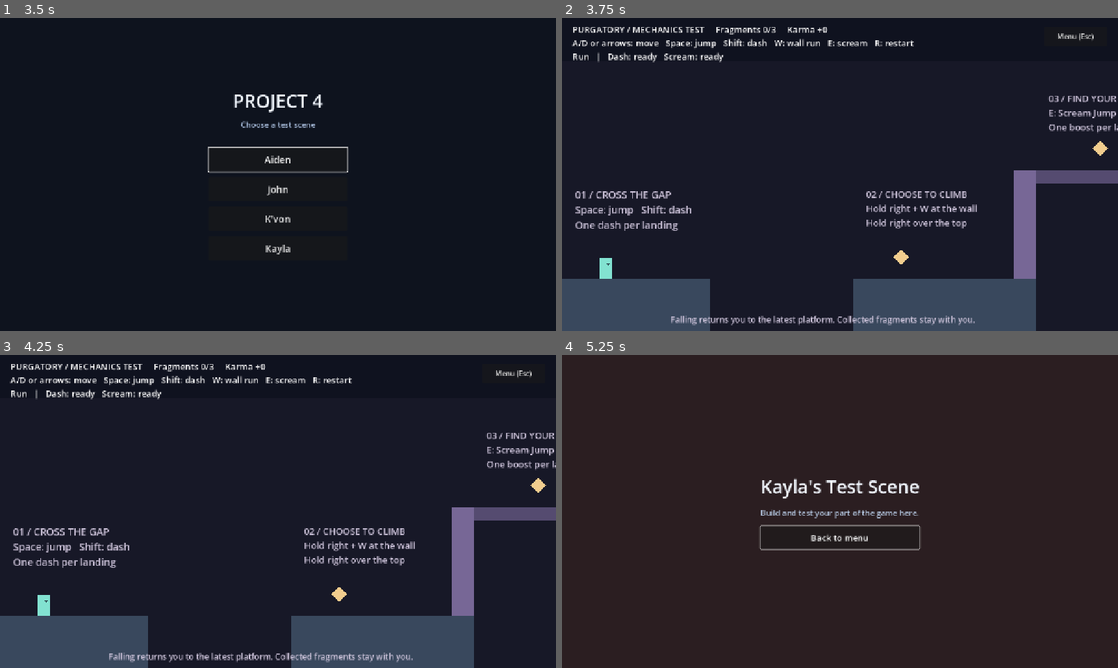
Above: before the commit, frames 1-4 (two rows, left to right).
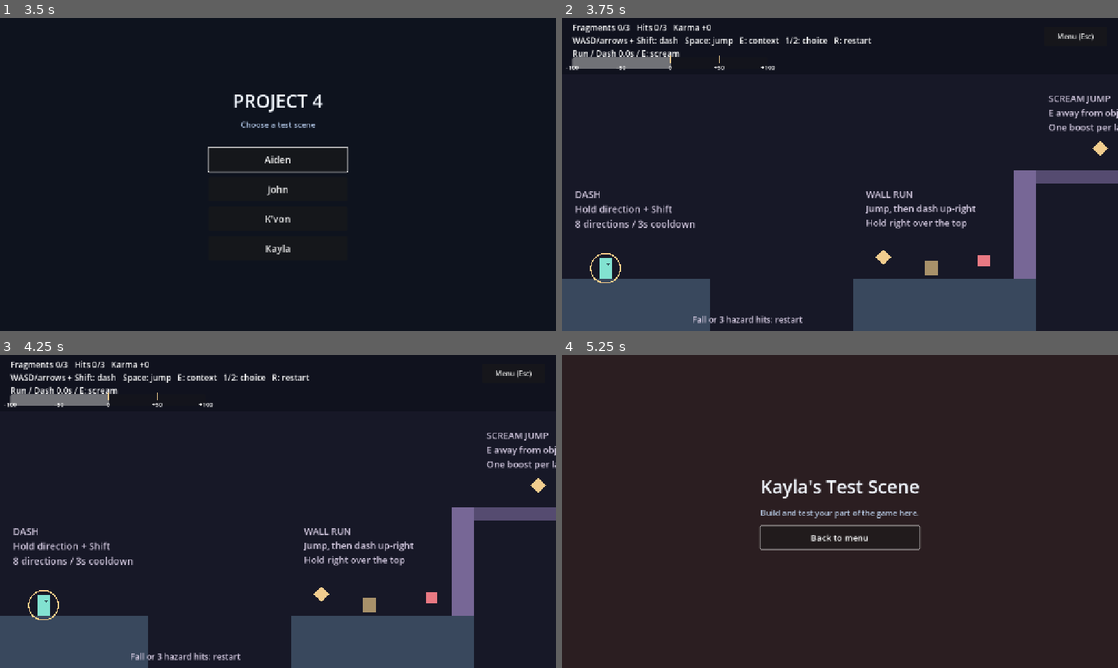
Above: after the commit, the same moments.

Repository: kaazkayy05/Project-4
Game: Godot game, scene res://scenes/main_menu.tscn
The game is run twice, just before and just after one commit, with the same random seed, the same clock (stepped at 60 frames per second) and the same inputs.
Inputs:
- Up to frame 1 (3.5 s): click "Aiden" at 0.5 s; click "Back to menu" at 1.25 s; click "John" at 2 s; click "Back to menu" at 2.75 s
- Up to frame 2 (3.75 s): click "K'von" at 3.5 s
- Up to frame 3 (4.25 s): no input
- Up to frame 4 (5.25 s): click "Menu (Esc)" at 4.25 s; click "Kayla" at 5 s

Frame 1 is identical in both runs. In frame 2, 5.7% of the frame differs, in the area x 0-100%, y 1-99%; in frame 3, 5.7%; in frame 4, nothing differs.

Commit message:
Apply revised 2D dash wall run and karma mechanics

Diff:
--- a/scripts/kvon_player.gd
+++ b/scripts/kvon_player.gd
@@ -1,80 +1,160 @@
 extends CharacterBody2D
-## Adjustable prototype values. Distances are pixels; durations are seconds.
+## Prototype scale: 100 pixels = 1 meter. Scream Jump remains button based.
+signal fell
+@export var pixels_per_meter: float = 100.0
 @export var run_speed: float = 300.0
 @export var gravity: float = 1400.0
 @export var jump_speed: float = 520.0
-@export var dash_speed: float = 1000.0
-@export var dash_duration: float = 0.24
-@export var wall_run_speed: float = 300.0
-@export var wall_run_duration: float = 1.2
+@export var dash_duration: float = 0.25
+@export var wall_run_duration: float = 3.0
 @export var scream_speed: float = 920.0
 
+var karma: int = 0
 var facing: float = 1.0
 var dash_left: float = 0.0
-var dash_ready: bool = true
+var dash_cooldown_left: float = 0.0
+var dash_cooldown_total: float = 3.0
+var dash_direction := Vector2.ZERO
+var dash_distance: float = 400.0
 var scream_ready: bool = true
+var scream_flash: float = 0.0
+var controls_locked: bool = false
+var interaction_available: bool = false
+var movement_state: String = "Ready"
+var wall_running: bool = false
 var wall_time: float = 0.0
-var controls_locked: bool = false
-var movement_state: String = "Ready"
-var checkpoint: Vector2 = Vector2(100, 570)
-var scream_flash: float = 0.0
+var wall_drift: float = 0.0
+var wall_direction: float = -1.0
+var wall_normal := Vector2.ZERO
+var last_wall_id: int = 0
+var chain_ready: bool = false
 
 func _physics_process(delta: float) -> void:
 	if controls_locked:
 		velocity = Vector2.ZERO
 		return
-	var direction := Input.get_axis("kvon_left", "kvon_right")
-	if direction != 0.0:
-		facing = direction
-	if is_on_floor():
-		dash_ready = true
+	var horizontal := Input.get_axis("kvon_left", "kvon_right")
+	var vertical := Input.get_axis("kvon_up", "kvon_down")
+	var aim := Vector2(signf(horizontal), signf(vertical)).normalized()
+	if horizontal != 0.0:
+		facing = horizontal
+	dash_cooldown_left = maxf(0.0, dash_cooldown_left - delta)
+	scream_flash = maxf(0.0, scream_flash - delta)
+	if is_on_floor() and not wall_running:
 		scream_ready = true
-		wall_time = 0.0
-	scream_flash = maxf(0.0, scream_flash - delta)
-	if Input.is_action_just_pressed("kvon_dash") and dash_ready:
+		last_wall_id = 0
+		chain_ready = false
+	if Input.is_action_just_pressed("kvon_dash") and dash_left <= 0.0 and dash_cooldown_left <= 0.0 and aim != Vector2.ZERO:
+		dash_direction = aim
+		dash_distance = (6.0 if karma <= -50 else 4.0) * pixels_per_meter
+		wall_running = false
 		dash_left = dash_duration
-		dash_ready = false
+		dash_cooldown_total = 2.0 if karma >= 50 else 3.0
+		dash_cooldown_left = dash_cooldown_total
 	if dash_left > 0.0:
-		dash_left = maxf(0.0, dash_left - delta)
-		velocity = Vector2(facing * dash_speed, 0)
-		movement_state = "Dash"
+		_tick_dash(delta)
+	elif wall_running:
+		_tick_wall(delta, horizontal)
 	else:
-		velocity.x = direction * run_speed
+		velocity.x = horizontal * run_speed
 		velocity.y += gravity * delta
 		movement_state = "Run" if is_on_floor() else "Air"
-		var against_wall := is_on_wall() and direction != 0.0 and direction * get_wall_normal().x < 0.0
-		if against_wall and Input.is_action_pressed("kvon_wall") and wall_time < wall_run_duration:
-			velocity.y = -wall_run_speed
-			wall_time += delta
-			movement_state = "Wall Run"
-		if Input.is_action_just_pressed("kvon_jump"):
-			if is_on_floor():
-				velocity.y = -jump_speed
-		if Input.is_action_just_pressed("kvon_scream") and scream_ready:
-			velocity.y = -scream_speed
-			scream_ready = false
-			scream_flash = 0.35
-			movement_state = "Scream Jump"
-	move_and_slide()
+		if Input.is_action_just_pressed("kvon_jump") and is_on_floor():
+			velocity.y = -jump_speed
+		_scream()
+		move_and_slide()
+		if not is_on_floor():
+			var contact := _wall_contact()
+			if contact != null and contact.get_collider_id() != last_wall_id:
+				if chain_ready:
+					_begin_wall(contact, -1.0)
+				else:
+					last_wall_id = 0
 	if position.y > 850.0:
-		respawn()
+		fell.emit()
 	queue_redraw()
 
-func respawn() -> void:
-	position = checkpoint
-	velocity = Vector2.ZERO
-	dash_left = 0.0
-	dash_ready = true
-	scream_ready = true
+func _tick_dash(delta: float) -> void:
+	movement_state = "Dash"
+	# move_and_collide permits an exact final partial tick and stops at solid objects.
+	var step := minf(delta, dash_left)
+	velocity = dash_direction * dash_distance / dash_duration
+	var hit := move_and_collide(velocity * step)
+	dash_left = maxf(0.0, dash_left - step)
+	if hit == null and dash_direction.y != 0.0:
+		hit = _wall_contact() # A parallel dash can run along a wall already touched.
+	if hit != null:
+		dash_left = 0.0
+		var normal := hit.get_normal()
+		var oblique := absf(dash_direction.y) >= sin(deg_to_rad(20.0))
+		if not is_on_floor() and absf(normal.x) > 0.9 and dash_direction.dot(normal) <= 0.01 and oblique:
+			_begin_wall(hit, signf(dash_direction.y))
+		velocity = Vector2.ZERO
+	elif dash_left <= 0.0:
+		velocity = Vector2.ZERO
+
+func _wall_contact() -> KinematicCollision2D:
+	for side in [-1.0, 1.0]:
+		var contact := KinematicCollision2D.new()
+		if test_move(global_transform, Vector2(side * 4.0, 0), contact) and absf(contact.get_normal().x) > 0.9:
+			return contact
+	return null
+
+func _begin_wall(contact: KinematicCollision2D, along: float) -> void:
+	if contact.get_collider_id() == last_wall_id:
+		return
+	last_wall_id = contact.get_collider_id()
+	wall_normal = contact.get_normal()
+	wall_direction = along
+	wall_running = true
 	wall_time = 0.0
+	wall_drift = 0.0
+	velocity.y = 0.0
+	movement_state = "Wall Run"
+
+func _tick_wall(delta: float, horizontal: float) -> void:
+	_scream()
+	if not wall_running:
+		velocity.x = horizontal * run_speed
+		move_and_slide()
+		return
+	var contact := _wall_contact()
+	if contact == null or contact.get_collider_id() != last_wall_id or horizontal * wall_normal.x > 0.0 or is_on_floor() or wall_time >= wall_run_duration:
+		wall_running = false
+		velocity = Vector2(horizontal * run_speed, velocity.y + gravity * delta)
+		movement_state = "Air"
+		move_and_slide()
+		return
+	wall_time = minf(wall_run_duration, wall_time + delta)
+	wall_drift += gravity * 0.3 * delta
+	velocity = Vector2(-wall_normal.x * 40.0, wall_direction * 8.0 * pixels_per_meter + wall_drift)
+	movement_state = "Wall Run"
+	move_and_slide()
+	if wall_time >= wall_run_duration - 0.000001:
+		wall_running = false
+
+func _scream() -> void:
+	# Same E boost, recharge, speed, and pulse as the original prototype.
+	if Input.is_action_just_pressed("kvon_scream") and not interaction_available and scream_ready:
+		velocity.y = -scream_speed
+		scream_ready = false
+		scream_flash = 0.35
+		movement_state = "Scream Jump"
+		if wall_running:
+			wall_running = false
+			chain_ready = true
 
 func _draw() -> void:
 	var tint := Color("82e2d1")
 	if dash_left > 0.0:
 		tint = Color("ffd18b")
-	elif movement_state == "Wall Run":
+	elif wall_running:
 		tint = Color("b5a3ff")
 	draw_rect(Rect2(-14, -24, 28, 48), tint)
 	draw_circle(Vector2(facing * 6, -10), 3, Color("18212e"))
+	draw_arc(Vector2.ZERO, 34, -PI / 2.0, TAU - PI / 2.0, 48, Color("4a4c60"), 3)
+	var progress := 1.0 - dash_cooldown_left / dash_cooldown_total
+	if progress > 0.0:
+		draw_arc(Vector2.ZERO, 34, -PI / 2.0, -PI / 2.0 + TAU * progress, 48, Color("ffd18b"), 3)
 	if scream_flash > 0.0:
 		draw_arc(Vector2.ZERO, 30 + (0.35 - scream_flash) * 150, 0, TAU, 40, Color("f1cf91"), 3)
--- a/scripts/kvon_test.gd
+++ b/scripts/kvon_test.gd
@@ -1,28 +1,38 @@
 extends Node2D
-## Self-contained course: runtime input bindings do not change project.godot.
+## Revised 2D mechanics prototype. 100 pixels = 1 meter.
 const PlayerScript = preload("res://scripts/kvon_player.gd")
-const PIECE_POSITIONS: Array[Vector2] = [Vector2(780, 550), Vector2(1240, 300), Vector2(1770, 70)]
+const PIECE_POSITIONS: Array[Vector2] = [Vector2(740, 550), Vector2(1240, 300), Vector2(1720, 70)]
 const BINDS: Dictionary = {
 	"kvon_left": [KEY_A, KEY_LEFT], "kvon_right": [KEY_D, KEY_RIGHT],
-	"kvon_jump": [KEY_SPACE], "kvon_dash": [KEY_SHIFT],
-	"kvon_wall": [KEY_W, KEY_UP], "kvon_scream": [KEY_E],
+	"kvon_up": [KEY_W, KEY_UP], "kvon_down": [KEY_S, KEY_DOWN],
+	"kvon_jump": [KEY_SPACE], "kvon_dash": [KEY_SHIFT], "kvon_scream": [KEY_E],
+	"kvon_one": [KEY_1, KEY_KP_1], "kvon_two": [KEY_2, KEY_KP_2],
 	"kvon_reset": [KEY_R], "kvon_menu": [KEY_ESCAPE]
 }
+const KARMA_META: StringName = &"kvon_session_karma"
 var player: CharacterBody2D
 var collected: int = 0
 var karma: int = 0
-var choice_made: bool = false
+var entry_karma: int = 0
+var hits: int = 0
+var won: bool = false
+var restarting: bool = false
 var hud: Label
-var memory_panel: PanelContainer
-var memory_text: Label
-var help_button: Button
-var leave_button: Button
+var karma_bar: ProgressBar
+var objects: Array[Dictionary] = []
+var hazards: Array[Area2D] = []
+var open_object: int = -1
+var nearby_object: int = -1
+var in_object_range: bool = false
+var elapsed: float = 0.0
 var added_actions: Array[StringName] = []
 var old_clear_color: Color
 
 func _ready() -> void:
 	old_clear_color = RenderingServer.get_default_clear_color()
 	RenderingServer.set_default_clear_color(Color("171827"))
+	karma = clampi(int(get_tree().get_meta(KARMA_META, 0)), -100, 100)
+	entry_karma = karma
 	for action: String in BINDS:
 		if InputMap.has_action(action):
 			continue
@@ -37,6 +47,10 @@
 	_build_hud()
 	for i in PIECE_POSITIONS.size():
 		_add_piece(i)
+	_add_object(Vector2(850, 576), "Help", "Ignore")
+	_add_object(Vector2(1990, 96), "Act", "Leave")
+	_add_hazard(Vector2(960, 560))
+	_add_hazard(Vector2(1840, 80))
 
 func _exit_tree() -> void:
 	for action in added_actions:
@@ -49,14 +63,14 @@
 	_platform(Rect2(1040, 350, 50, 250), Color("776796"))
 	_platform(Rect2(1090, 350, 360, 30), Color("554b70"))
 	_platform(Rect2(1600, 120, 650, 35), Color("655d64"))
-	_sign(Vector2(30, 390), "01 / CROSS THE GAP\nSpace: jump   Shift: dash\nOne dash per landing", 23)
-	_sign(Vector2(700, 390), "02 / CHOOSE TO CLIMB\nHold right + W at the wall\nHold right over the top", 21)
-	_sign(Vector2(1120, 170), "03 / FIND YOUR VOICE\nE: Scream Jump\nOne boost per landing", 21)
-	_sign(Vector2(1800, 20), "04 / RECONSTRUCT\nCollect all 3 fragments", 22)
-	_sign(Vector2(250, 680), "Falling returns you to the latest platform. Collected fragments stay with you.", 19)
+	_sign(Vector2(30, 390), "DASH\nHold direction + Shift\n8 directions / 3s cooldown", 22)
+	_sign(Vector2(700, 390), "WALL RUN\nJump, then dash up-right\nHold right over the top", 21)
+	_sign(Vector2(1120, 170), "SCREAM JUMP\nE away from objects\nOne boost per landing", 21)
+	_sign(Vector2(1760, 60), "MEMORY", 22)
+	_sign(Vector2(300, 680), "Fall or 3 hazard hits: restart", 19)
 	var diorama := Node2D.new()
 	diorama.name = "MemoryDiorama"
-	diorama.position = Vector2(2020, 120)
+	diorama.position = Vector2(2110, 120)
 	diorama.visible = false
 	add_child(diorama)
 	for i in 3:
@@ -64,6 +78,28 @@
 		shard.polygon = PackedVector2Array([Vector2(-75 + i * 50, -80), Vector2(-30 + i * 50, -80), Vector2(-30 + i * 50, -10), Vector2(-75 + i * 50, -10)])
 		shard.color = Color("d9bd90") if i != 1 else Color("90b1bc")
 		diorama.add_child(shard)
+	_sign(Vector2(2160, 50), "EXIT", 24)
+	var exit := Area2D.new()
+	exit.name = "Exit"
+	exit.position = Vector2(2200, 80)
+	exit.collision_layer = 0
+	var exit_shape := CollisionShape2D.new()
+	var rectangle := RectangleShape2D.new()
+	rectangle.size = Vector2(36, 80)
+	exit_shape.shape = rectangle
+	exit.add_child(exit_shape)
+	var outline := Polygon2D.new()
+	outline.polygon = PackedVector2Array([Vector2(-18,-40), Vector2(18,-40), Vector2(18,40), Vector2(-18,40)])
+	outline.color = Color(0.5, 0.85, 0.75, 0.4)
+	exit.add_child(outline)
+	exit.body_entered.connect(_exit_touch)
+	add_child(exit)
+
+func _exit_touch(body: Node2D) -> void:
+	if body == player and not restarting:
+		won = true
+		player.controls_locked = true
+		_close_choice()
 
 func _platform(rect: Rect2, tint: Color) -> void:
 	var body := StaticBody2D.new()
@@ -80,30 +116,33 @@
 	body.add_child(visual)
 	add_child(body)
 
-func _sign(at: Vector2, text: String, font_size: int) -> void:
+func _sign(at: Vector2, text: String, font_size: int) -> Label:
 	var label := Label.new()
 	label.position = at
 	label.text = text
 	label.add_theme_font_size_override("font_size", font_size)
 	label.add_theme_color_override("font_color", Color("d2c8df"))
 	add_child(label)
+	return label
 
 func _build_player() -> void:
 	player = CharacterBody2D.new()
 	player.name = "Player"
 	player.set_script(PlayerScript)
 	player.position = Vector2(100, 570)
+	player.karma = karma
 	var collision := CollisionShape2D.new()
 	var shape := RectangleShape2D.new()
 	shape.size = Vector2(28, 48)
 	collision.shape = shape
 	player.add_child(collision)
+	player.fell.connect(_restart)
 	add_child(player)
 	var camera := Camera2D.new()
 	camera.position = Vector2(0, -210)
 	camera.limit_left = 0
 	camera.limit_right = 2250
-	camera.limit_top = -100
+	camera.limit_top = -220
 	camera.limit_bottom = 720
 	player.add_child(camera)
 
@@ -112,7 +151,6 @@
 	area.name = "Fragment%d" % (index + 1)
 	area.position = PIECE_POSITIONS[index]
 	area.collision_layer = 0
-	area.collision_mask = 1
 	var collision := CollisionShape2D.new()
 	var shape := CircleShape2D.new()
 	shape.radius = 24
@@ -134,85 +172,159 @@
 	if collected == 3:
 		$MemoryDiorama.show()
 
+func _add_object(at: Vector2, positive: String, negative: String) -> void:
+	var marker := Polygon2D.new()
+	marker.position = at
+	marker.polygon = PackedVector2Array([Vector2(-16, -16), Vector2(16, -16), Vector2(16, 16), Vector2(-16, 16)])
+	add_child(marker)
+	var panel := PanelContainer.new()
+	panel.position = at + Vector2(-100, -140)
+	var style := StyleBoxFlat.new()
+	style.bg_color = Color("242536")
+	style.set_content_margin_all(10)
+	panel.add_theme_stylebox_override("panel", style)
+	var label := Label.new()
+	label.text = "1: %s (+10)\n2: %s (-10)" % [positive, negative]
+	label.add_theme_font_size_override("font_size", 20)
+	panel.add_child(label)
+	panel.hide()
+	add_child(panel)
+	objects.append({"marker": marker, "panel": panel, "used": false})
+
+func _add_hazard(at: Vector2) -> void:
+	var area := Area2D.new()
+	area.position = at
+	area.set_meta("origin", at)
+	area.collision_layer = 0
+	var collision := CollisionShape2D.new()
+	var shape := RectangleShape2D.new()
+	shape.size = Vector2(26, 26)
+	collision.shape = shape
+	area.add_child(collision)
+	var visual := Polygon2D.new()
+	visual.polygon = PackedVector2Array([Vector2(-13, -13), Vector2(13, -13), Vector2(13, 13), Vector2(-13, 13)])
+	visual.color = Color("e97983")
+	area.add_child(visual)
+	area.body_entered.connect(_hazard_touch)
+	add_child(area)
+	hazards.append(area)
+
+func _hazard_touch(body: Node2D) -> void:
+	if body != player or won or restarting:
+		return
+	hits += 1
+	if hits >= 3:
+		_restart()
+
 func _build_hud() -> void:
 	var canvas := CanvasLayer.new()
 	add_child(canvas)
 	var background := ColorRect.new()
-	background.color = Color(0.06, 0.07, 0.12, 0.95)
-	background.size = Vector2(1280, 100)
+	background.color = Color("10121e")
+	background.size = Vector2(1280, 130)
 	background.mouse_filter = Control.MOUSE_FILTER_IGNORE
 	canvas.add_child(background)
 	hud = Label.new()
-	hud.position = Vector2(24, 12)
-	hud.add_theme_font_size_override("font_size", 20)
+	hud.position = Vector2(24, 8)
+	hud.add_theme_font_size_override("font_size", 19)
 	canvas.add_child(hud)
+	karma_bar = ProgressBar.new()
+	karma_bar.position = Vector2(24, 90)
+	karma_bar.size = Vector2(450, 12)
+	karma_bar.min_value = -100
+	karma_bar.max_value = 100
+	karma_bar.show_percentage = false
+	canvas.add_child(karma_bar)
+	for i in 5:
+		var mark := Label.new()
+		mark.position = Vector2(4 + i * 112.5, 104)
+		mark.size.x = 40
+		mark.horizontal_alignment = HORIZONTAL_ALIGNMENT_CENTER
+		mark.text = ["-100", "-50", "0", "+50", "+100"][i]
+		mark.add_theme_font_size_override("font_size", 14)
+		canvas.add_child(mark)
+	for fraction in [0.25, 0.5, 0.75]:
+		var tick := ColorRect.new()
+		tick.position = Vector2(24 + 450 * fraction, 88)
+		tick.size = Vector2(2, 16)
+		tick.color = Color("f1cf91")
+		tick.mouse_filter = Control.MOUSE_FILTER_IGNORE
+		canvas.add_child(tick)
 	var back := Button.new()
 	back.text = "Menu (Esc)"
 	back.position = Vector2(1110, 20)
 	back.size = Vector2(145, 45)
 	back.pressed.connect(_menu)
 	canvas.add_child(back)
-	memory_panel = PanelContainer.new()
-	var panel_style := StyleBoxFlat.new()
-	panel_style.bg_color = Color("242536")
-	panel_style.border_color = Color("b9a17e")
-	panel_style.set_border_width_all(2)
-	memory_panel.add_theme_stylebox_override("panel", panel_style)
-	memory_panel.position = Vector2(300, 180)
-	memory_panel.size = Vector2(680, 360)
-	canvas.add_child(memory_panel)
-	var margin := MarginContainer.new()
-	for side in ["left", "right", "top", "bottom"]:
-		margin.add_theme_constant_override("margin_" + side, 24)
-	memory_panel.add_child(margin)
-	var content := VBoxContainer.new()
-	content.add_theme_constant_override("separation", 18)
-	margin.add_child(content)
-	memory_text = Label.new()
-	memory_text.custom_minimum_size = Vector2(630, 160)
-	memory_text.autowrap_mode = TextServer.AUTOWRAP_WORD_SMART
-	memory_text.add_theme_font_size_override("font_size", 23)
-	content.add_child(memory_text)
-	help_button = Button.new()
-	help_button.text = "Act: stop and help (+1 Karma)"
-	help_button.custom_minimum_size.y = 48
-	help_button.pressed.connect(_choose.bind(1))
-	content.add_child(help_button)
-	leave_button = Button.new()
-	leave_button.text = "Do nothing: keep walking (-1 Karma)"
-	leave_button.custom_minimum_size.y = 48
-	leave_button.pressed.connect(_choose.bind(-1))
-	content.add_child(leave_button)
-	memory_panel.hide()
-
-func _process(_delta: float) -> void:
+
+func _physics_process(delta: float) -> void:
+	if restarting:
+		return
 	if Input.is_action_just_pressed("kvon_menu"):
 		_menu()
+		return
 	if Input.is_action_just_pressed("kvon_reset"):
-		get_tree().reload_current_scene()
-		return
-	if player.is_on_floor():
-		if player.position.x > 1630 and player.position.y < 130:
-			player.checkpoint = Vector2(1650, 95)
-		elif player.position.x > 1120 and player.position.y < 360:
-			player.checkpoint = Vector2(1140, 325)
-		elif player.position.x > 710 and player.position.y > 500:
-			player.checkpoint = Vector2(720, 575)
-	hud.text = "PURGATORY / MECHANICS TEST     Fragments %d/3     Karma %+d\nA/D or arrows: move   Space: jump   Shift: dash   W: wall run   E: scream   R: restart\n%s   |   Dash: %s   Scream: %s" % [collected, karma, player.movement_state, "ready" if player.dash_ready else "used", "ready" if player.scream_ready else "used"]
-	if collected == 3 and player.position.x > 1920 and player.is_on_floor() and not choice_made and not memory_panel.visible:
-		player.controls_locked = true
-		memory_text.text = "MEMORY RECONSTRUCTED / prototype\n\nSomeone needed help. You kept walking.\nWith the memory restored, what do you choose?"
-		memory_panel.show()
-		help_button.grab_focus()
+		_restart()
+		return
+	elapsed += delta
+	for i in hazards.size():
+		var origin: Vector2 = hazards[i].get_meta("origin")
+		hazards[i].position = origin + Vector2(sin(elapsed * 2.0 + i) * 35, 0)
+	nearby_object = -1
+	in_object_range = false
+	var nearest: float = 2.0 * player.pixels_per_meter
+	for i in objects.size():
+		var distance: float = player.position.distance_to(objects[i].marker.position)
+		if distance <= 2.0 * player.pixels_per_meter:
+			in_object_range = true
+		if not objects[i].used and distance <= nearest:
+			nearest = distance
+			nearby_object = i
+		objects[i].marker.color = Color("6b6571") if objects[i].used else (Color("ffe6a2") if distance <= 2.0 * player.pixels_per_meter else Color("a8916a"))
+	if open_object >= 0 and (objects[open_object].used or player.position.distance_to(objects[open_object].marker.position) > 2.0 * player.pixels_per_meter):
+		_close_choice()
+	player.interaction_available = in_object_range
+	if Input.is_action_just_pressed("kvon_scream") and nearby_object >= 0 and not won:
+		_close_choice()
+		open_object = nearby_object
+		objects[open_object].panel.show()
+	if open_object >= 0:
+		if Input.is_action_just_pressed("kvon_one"):
+			_choose(10)
+		elif Input.is_action_just_pressed("kvon_two"):
+			_choose(-10)
+
+func _process(_delta: float) -> void:
+	karma_bar.value = karma
+	var context := "E: choose" if nearby_object >= 0 else ("Object resolved" if in_object_range else "E: scream")
+	var status := "Exit reached! R: replay / Esc: menu" if won else "%s / Dash %.1fs / %s" % [player.movement_state, player.dash_cooldown_left, context]
+	hud.text = "Fragments %d/3   Hits %d/3   Karma %+d\nWASD/arrows + Shift: dash   Space: jump   E: context   1/2: choice   R: restart\n%s" % [collected, hits, karma, status]
 
 func _choose(change: int) -> void:
-	if choice_made:
-		return
-	choice_made = true
-	karma += change
-	help_button.hide()
-	leave_button.hide()
-	memory_text.text = "MEMORY RESOLVED\n\n%s\nKarma: %+d\n\nTest complete. Press R to try the other choice.\nPress Esc to return to the menu." % ["You chose to act." if change > 0 else "You chose inaction.", karma]
+	if open_object < 0 or objects[open_object].used:
+		return
+	objects[open_object].used = true
+	_set_karma(karma + change)
+	_close_choice()
+
+func _set_karma(value: int) -> void:
+	karma = clampi(value, -100, 100)
+	player.karma = karma
+	get_tree().set_meta(KARMA_META, karma)
+
+func _close_choice() -> void:
+	if open_object >= 0:
+		objects[open_object].panel.hide()
+	open_object = -1
+
+func _restart() -> void:
+	if restarting:
+		return
+	restarting = true
+	player.controls_locked = true
+	get_tree().set_meta(KARMA_META, entry_karma)
+	get_tree().call_deferred("reload_current_scene")
 
 func _menu() -> void:
+	get_tree().set_meta(KARMA_META, karma)
 	get_tree().change_scene_to_file("res://scenes/main_menu.tscn")
Not shown, changed: README.md
